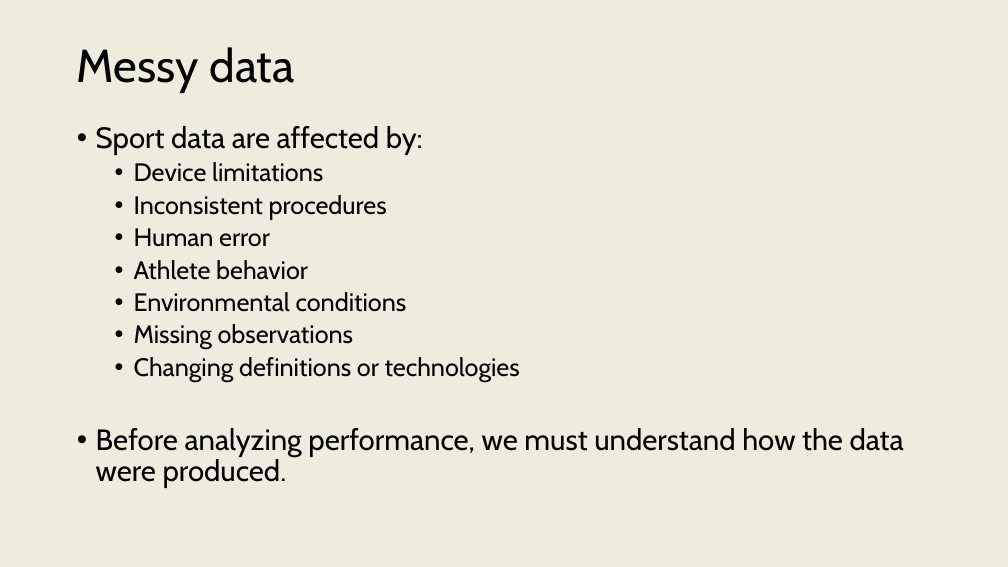
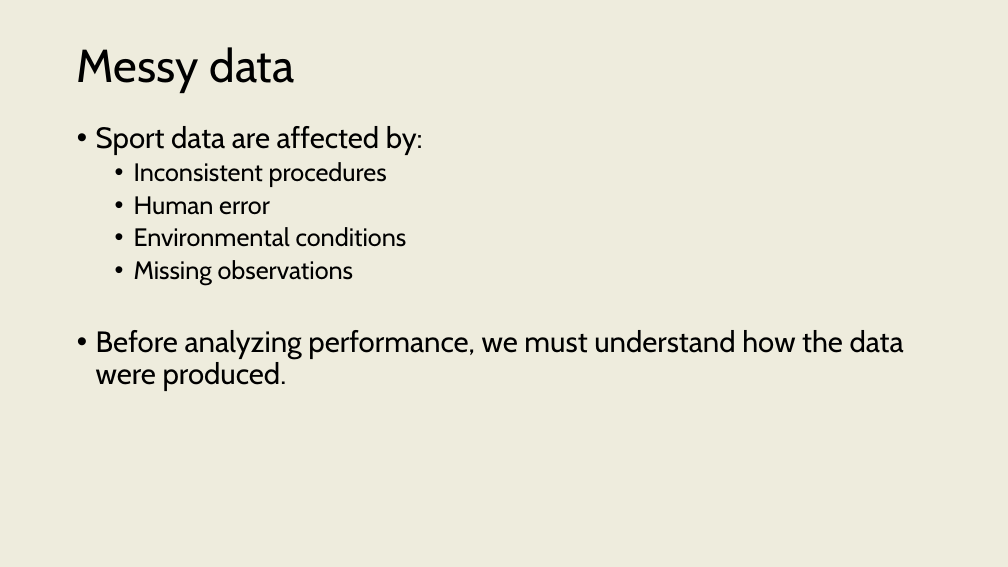
Before and after one commit to onishisaryu/HES-3000-Sports-Data-Analytics, a slide deck: slide 4 of pptx/Lecture5.pptx. Drawn at 1008x567 pixels with LibreOffice and Linux fonts; fonts in the diff are those of the drawing. Boxes give left, top, right and bottom in pixels: in the first picture for what was removed or moved away, otherwise in the second. Text is boxed around its words. In the diff, an @@ line names an element or a change of style, - is before the commit and + after.

```diff
--- a/pptx/Lecture5.pptx
+++ b/pptx/Lecture5.pptx
@@ text at <box>134,162,323,182</box>: paragraph removed @@
-  • Device limitations
@@ text at <box>134,260,308,280</box>: paragraph removed @@
-  • Athlete behavior
@@ text at <box>134,357,520,382</box>: paragraph removed @@
-  • Changing definitions or technologies
```
Also in this commit, not shown: 13 other slides changed, 1 slide added, 1 slide removed, 2 other files.
